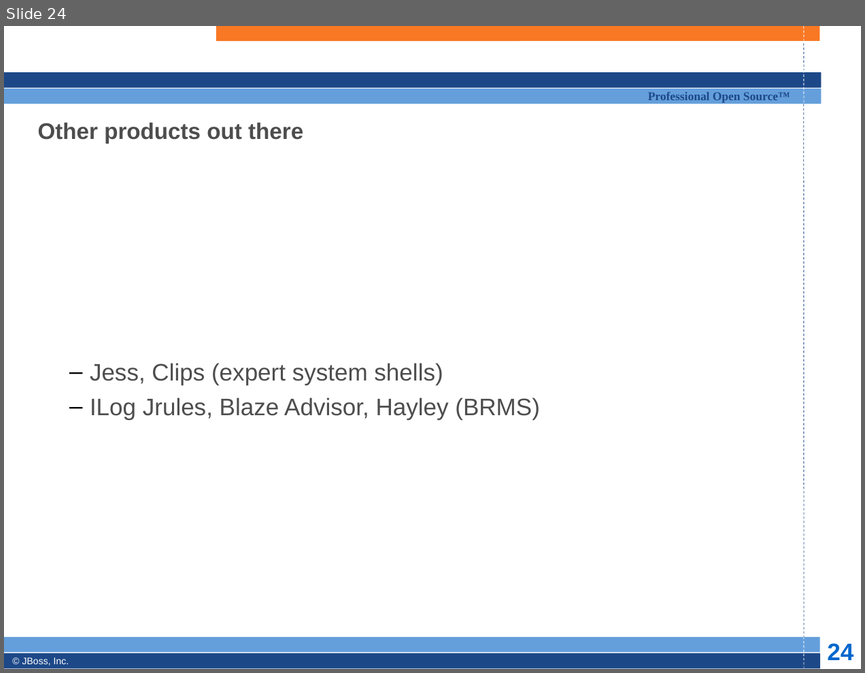
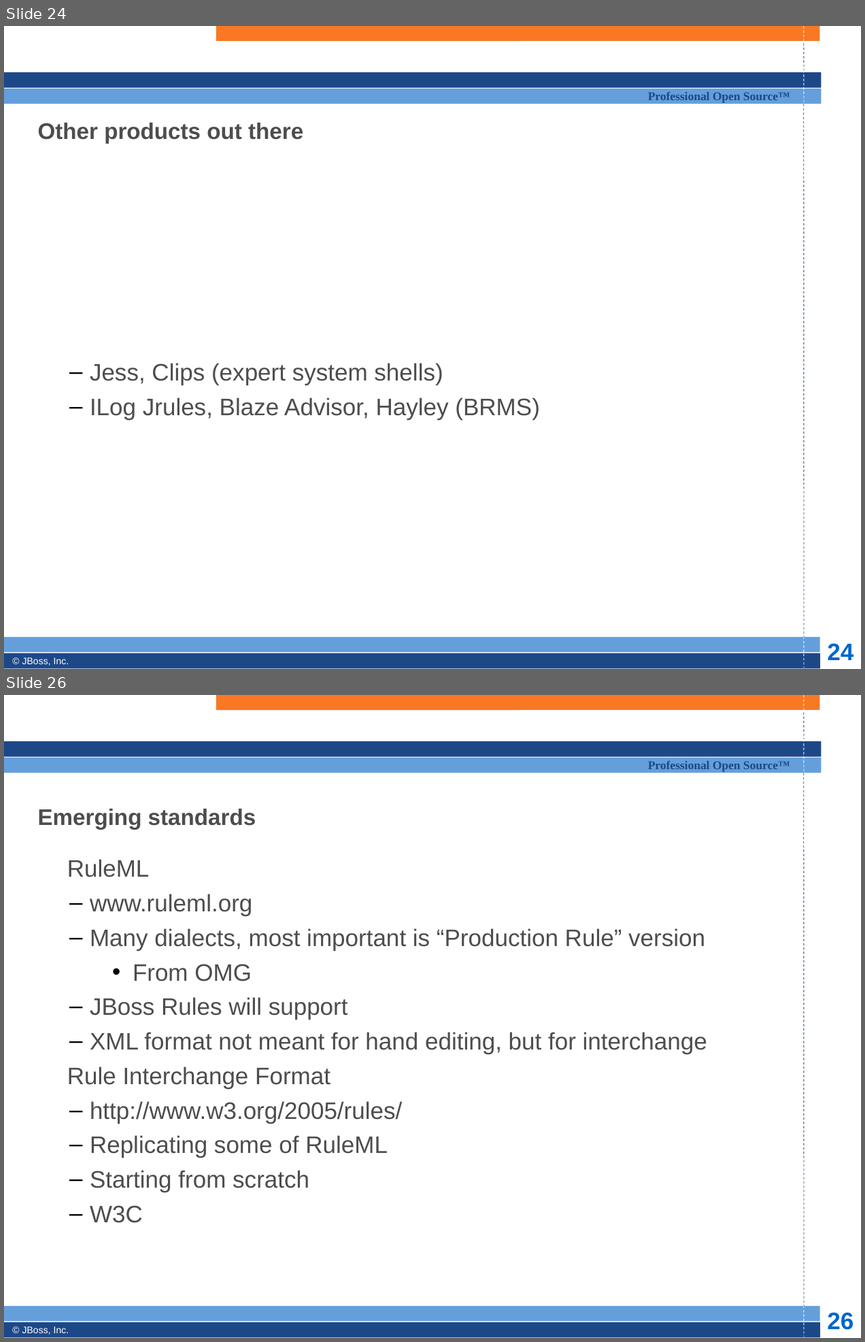
Before and after one commit to bobmcwhirter/drools, a slide deck: documentation/training/developers-course/Module 1 - Introduction.odp. Shown one above the other, each under a label of ours: slide 24 before the commit, slides 24 and 26 after it; the slides between them are not shown. The pictures are 865x673 and 865x1342 pixels, drawn with LibreOffice and Linux fonts; fonts in the diff are those of the drawing; background and template pictures are left out. Boxes give left, top, right and bottom in pixels: in the first picture for what was removed or moved away, otherwise in the second. Text is boxed around its words. In the diff, an @@ line names an element or a change of style, - is before the commit and + after.

```diff
--- a/documentation/training/developers-course/Module 1 - Introduction.odp
+++ b/documentation/training/developers-course/Module 1 - Introduction.odp
@@ slide 26 added at <box>4,695,861,1338</box>, background #FFFFFF; not listed: 13 template elements that a slide beside it also shows @@
@@ title added at <box>38,809,256,830</box>, 19 pt, text #4D4D4D, bold @@
+Emerging standards
@@ subtitle added at <box>67,859,707,1223</box>, 20 pt, text #4D4D4D @@
+  RuleML
+  – www.ruleml.org
+  – Many dialects, most important is “Production Rule” version
+    • From OMG
+  – JBoss Rules will support
+  – XML format not meant for hand editing, but for interchange
+  Rule Interchange Format
+  – http://www.w3.org/2005/rules/
+  – Replicating some of RuleML
+  – Starting from scratch
+  – W3C
```
Also in this commit, not shown: 2 other slides added.
